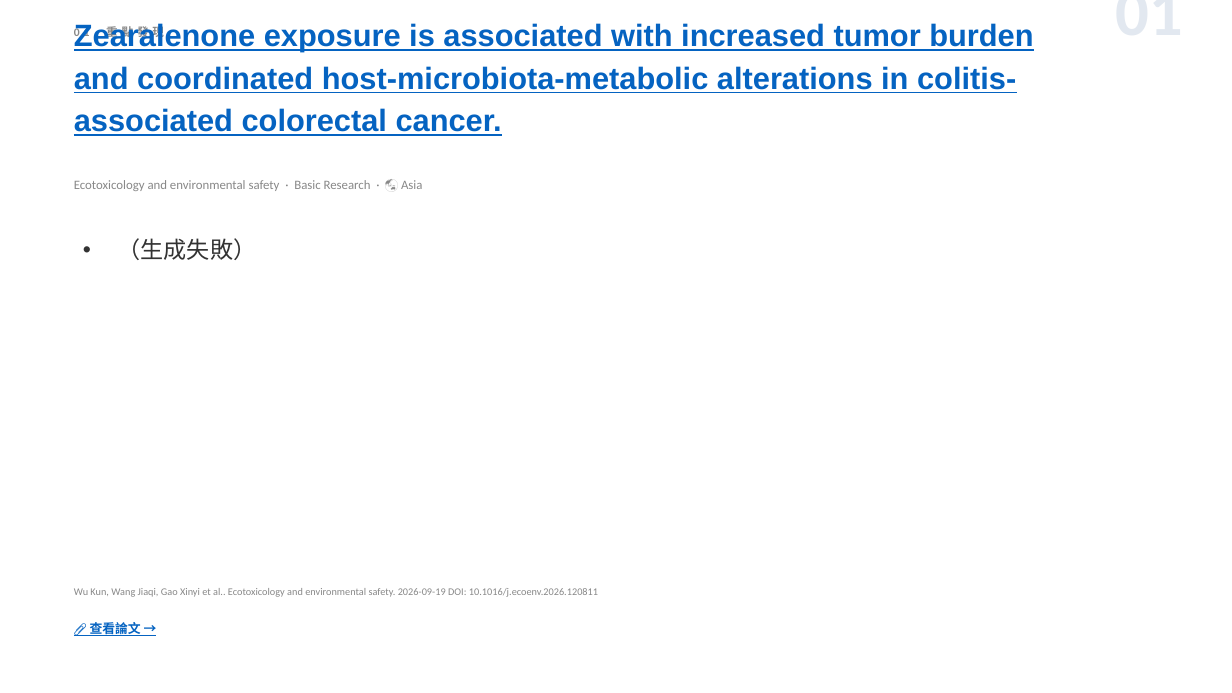
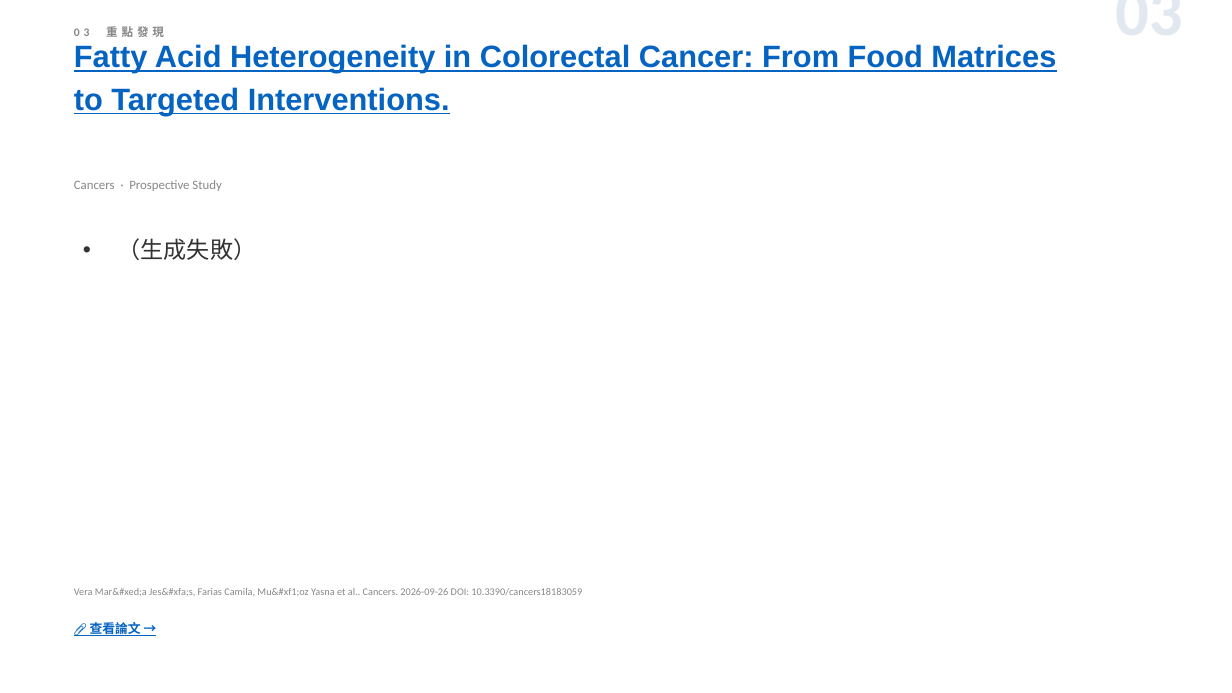
Before and after one commit to jejenhu-maker/colorectal-weekly-digest, a slide deck: slide 5 of docs/digest-zh.pptx (slide 3 before the commit). Drawn at 1232x693 pixels with LibreOffice and Linux fonts; fonts in the diff are those of the drawing. Boxes give left, top, right and bottom in pixels: in the first picture for what was removed or moved away, otherwise in the second. Text is boxed around its words. In the diff, an @@ line names an element or a change of style, - is before the commit and + after.

```diff
--- a/docs/digest-zh.pptx
+++ b/docs/digest-zh.pptx
@@ text at <box>74,26,164,37</box>: text changed @@
-01 重點發現
+03 重點發現
@@ text at <box>924,9,1183,9</box>: text changed @@
-01
+03
@@ text at <box>74,44,1056,115</box>: text changed @@
-Zearalenone exposure is associated with increased tumor burden and coordinated host-microbiota-metabolic alterations in colitis-associated colorectal cancer.
+Fatty Acid Heterogeneity in Colorectal Cancer: From Food Matrices to Targeted Interventions.
@@ text at <box>74,180,221,191</box>: text changed @@
-Ecotoxicology and environmental safety · Basic Research · 🌏 Asia
+Cancers · Prospective Study
@@ text at <box>74,588,582,596</box>: text changed @@
-Wu Kun, Wang Jiaqi, Gao Xinyi et al.. Ecotoxicology and environmental safety. 2026-09-19 DOI: 10.1016/j.ecoenv.2026.120811
+Vera Mar&#xed;a Jes&#xfa;s, Farias Camila, Mu&#xf1;oz Yasna et al.. Cancers. 2026-09-26 DOI: 10.3390/cancers18183059
```
Also in this commit, not shown: 11 other slides changed, 2 other files.
